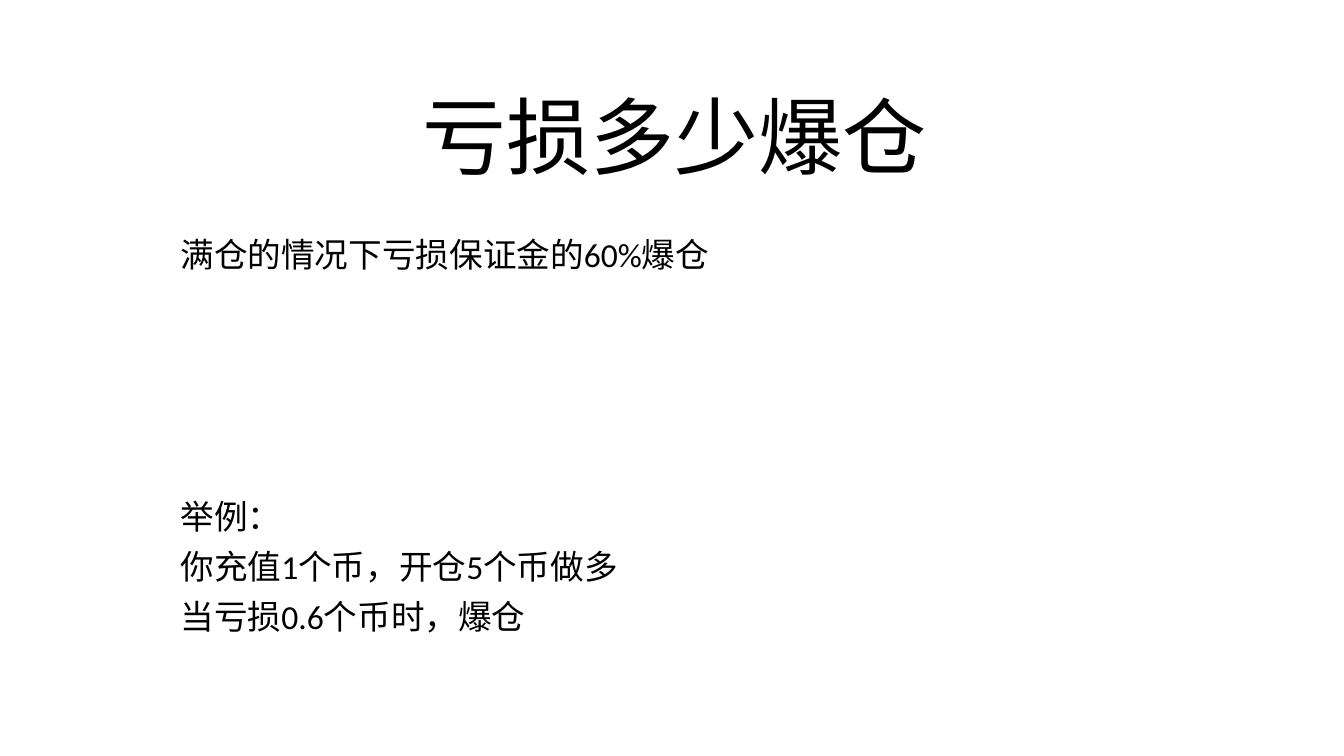
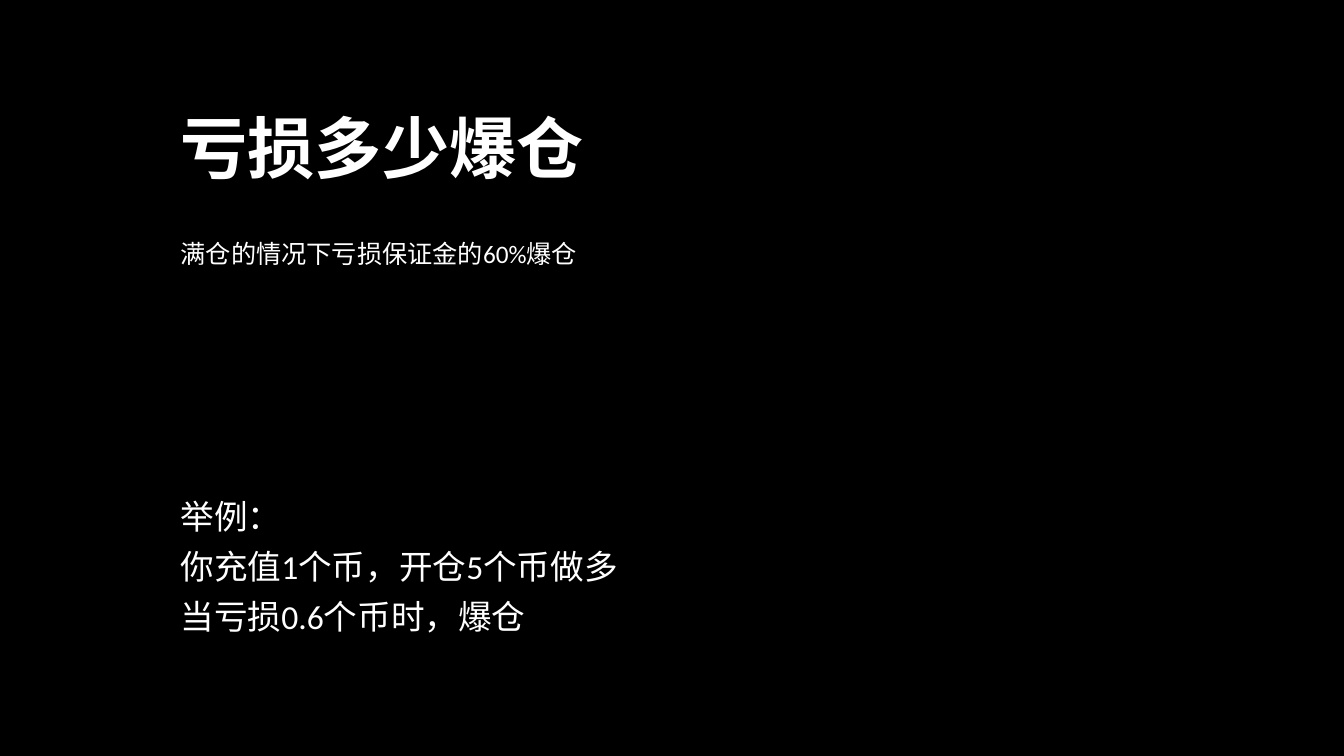
Before and after one commit to BitStar-UX/picture, a slide deck: slide 4 of 行情图/什么是爆仓.pptx. Drawn at 1344x756 pixels with LibreOffice and Linux fonts; fonts in the diff are those of the drawing; background and template pictures are left out. Boxes give left, top, right and bottom in pixels: in the first picture for what was removed or moved away, otherwise in the second. Text is boxed around its words. In the diff, an @@ line names an element or a change of style, - is before the commit and + after.

```diff
--- a/行情图/什么是爆仓.pptx
+++ b/行情图/什么是爆仓.pptx
@@ background #FFFFFF to picture (left out) @@
@@ title "亏损多少爆仓" at (x1=181, y1=115, x2=584, y2=180): size 60 to 48 pt, text colour #000000 to #FFFFFF, bold on; alignment centre to left; line spacing 0.9 to 1 @@
@@ subtitle "满仓的情况下亏损保证金的60%爆仓" at (x1=181, y1=241, x2=577, y2=265): size 24 to 18 pt, text colour #000000 to #FFFFFF; line spacing 0.9 to 1 @@
@@ text "举例：" at (x1=181, y1=500, x2=618, y2=633): text colour #000000 to #FFFFFF @@
```
Also in this commit, not shown: 7 other slides changed.
